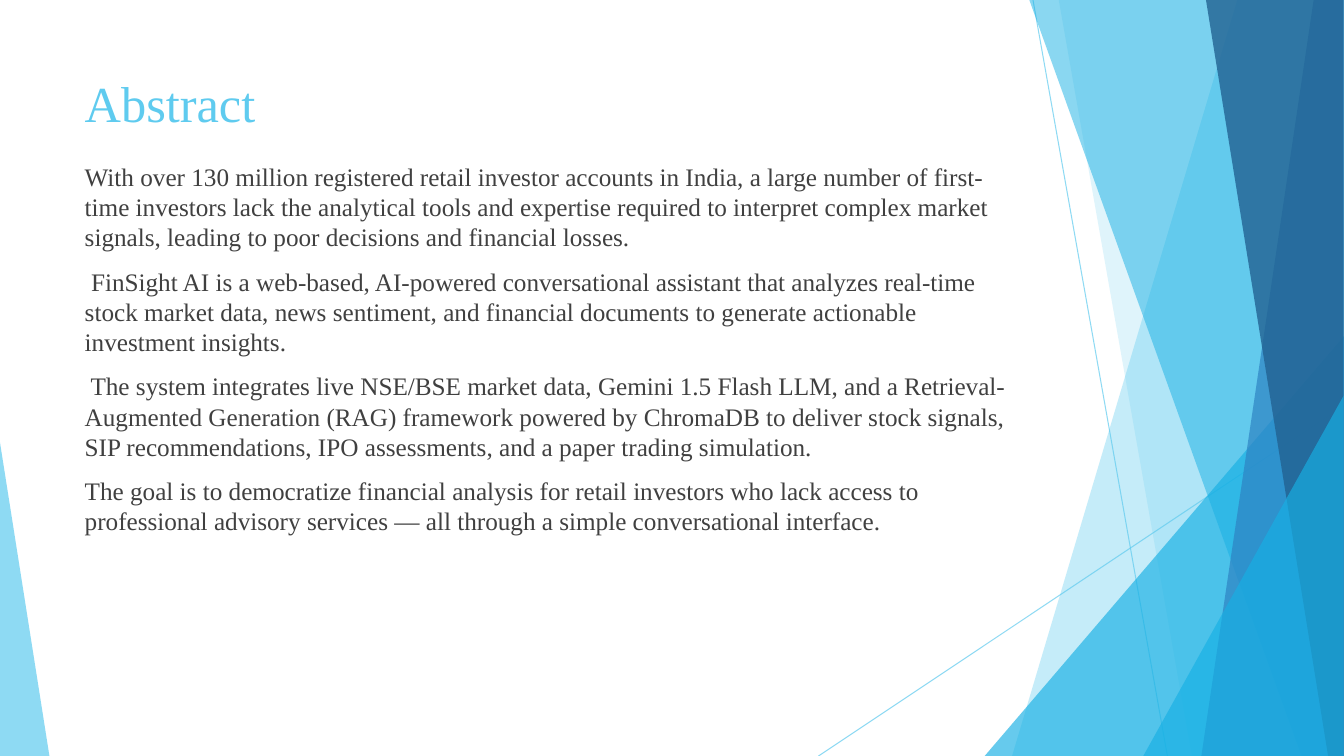
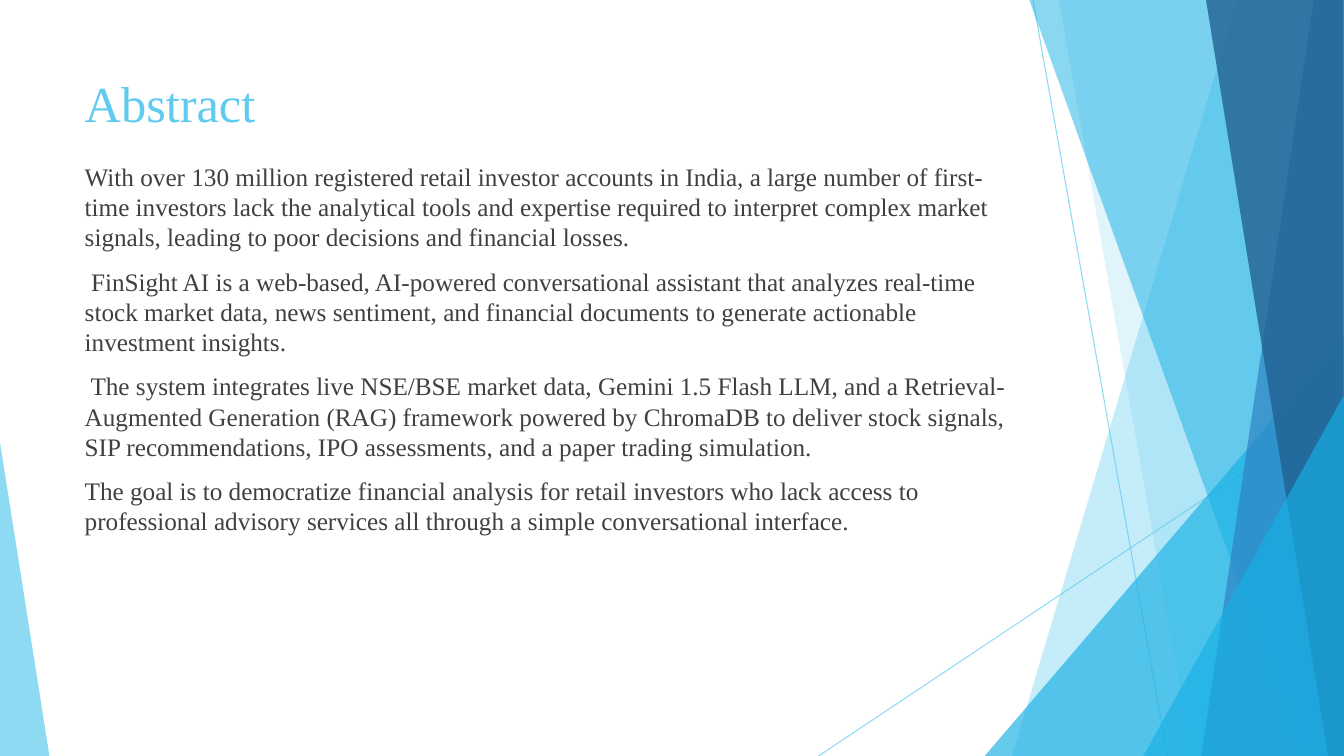
Before and after one commit to amaanbkn/Major-Project, a slide deck: slide 2 of PPT/Major_project_Presentation.pptx. Drawn at 1344x756 pixels with LibreOffice and Linux fonts; fonts in the diff are those of the drawing. Boxes give left, top, right and bottom in pixels: in the first picture for what was removed or moved away, otherwise in the second. Text is boxed around its words. In the diff, an @@ line names an element or a change of style, - is before the commit and + after.

```diff
--- a/PPT/Major_project_Presentation.pptx
+++ b/PPT/Major_project_Presentation.pptx
@@ text at [85, 482, 919, 536]: text changed @@
-The goal is to democratize financial analysis for retail investors who lack access to professional advisory services — all through a simple conversational interface.
+The goal is to democratize financial analysis for retail investors who lack access to professional advisory services all through a simple conversational interface.
```
Also in this commit, not shown: 5 slides added, 30 other files.
